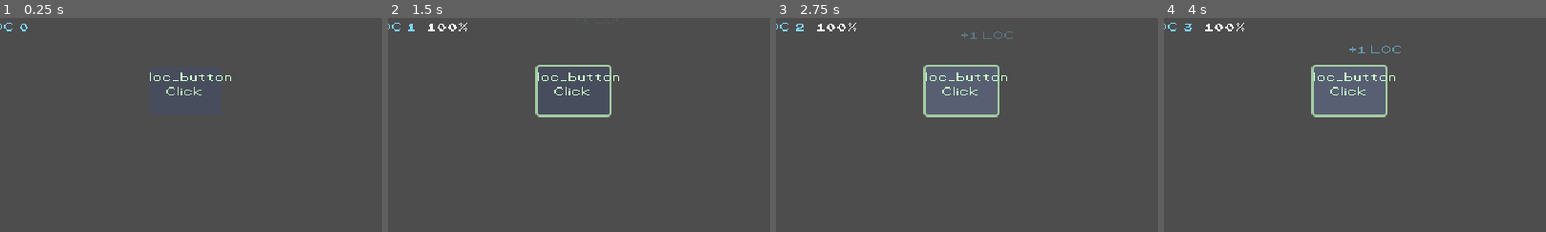
Above: before the commit, frames 1-4 (left to right).
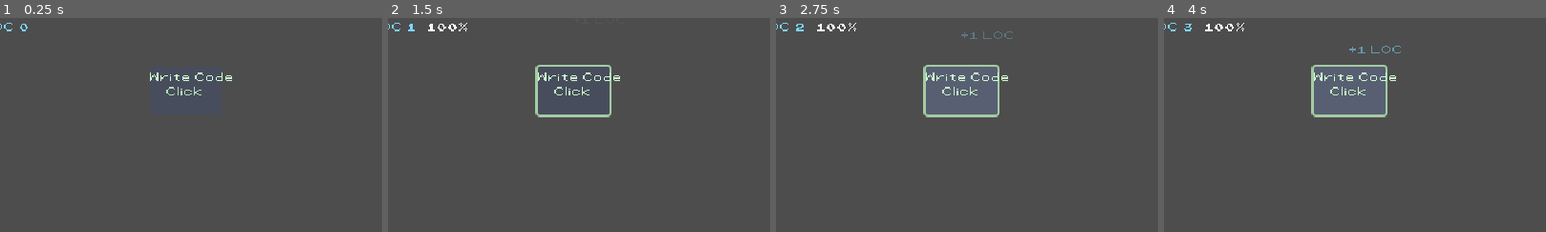
Above: after the commit, the same moments.

Repository: DenisLopata/idle_clicker_dev
Game: Godot game, scene res://scenes/levels/base_level.tscn
Two runs of this game, one before a commit and one after it. Both use one fixed random seed, a clock stepped at 60 frames per second and the inputs below.
Inputs:
- Up to frame 1 (0.25 s): no input
- Up to frame 2 (1.5 s): click "Click" at 0.5 s; click "Auto Clicker" at 1.25 s
- Up to frame 3 (2.75 s): click "Click" at 2 s
- Up to frame 4 (4 s): click "Auto Clicker" at 2.75 s; click "Click" at 3.5 s
The pictures show only the part of the screen within x 2-52%, y 0-50%; the shares and areas given below are measured in that part.

The runs differ from the first frame. In frame 1, 0.3% of the frame differs, in the area x 39-61%, y 25-30%; in frame 2, 0.3%; in frame 3, 0.3%; in frame 4, 0.3%.

Commit message:
Add number formatting and display names for buttons
- Create NumberFormat utility with suffixes (K, M, B, T... up to Vg)
- Apply formatting to ResourceHUD amounts and rates
- Apply formatting to cost labels, tooltips, and floating text
- Add display_name export to ActionButton and PassiveGenerator
- Set friendly names: Write Code, Fix Bug, Commit, Ship, Auto Coder

🤖 Generated with [Claude Code](https://claude.com/claude-code)

Co-Authored-By: Claude Opus 4.5 <noreply@anthropic.com>

Diff:
--- a/scenes/UI/resource_hud/resource_row.gd
+++ b/scenes/UI/resource_hud/resource_row.gd
@@ -24,13 +24,10 @@
 		show()
 
 func set_amount(value: float) -> void:
-	amount_label.text = str(int(value))
+	amount_label.text = NumberFormat.format(value)
 
 func set_rate(value: float) -> void:
-	if value > 0:
-		rate_label.text = "+%.1f/s" % value
-	else:
-		rate_label.text = ""
+	rate_label.text = NumberFormat.format_rate(value)
 
 func set_efficiency(value: float) -> void:
 	efficiency_label.text = "%d%%" % int(value * 100)
--- a/scenes/components/action_button/action_button.gd
+++ b/scenes/components/action_button/action_button.gd
@@ -7,6 +7,7 @@
 const FLOATING_TEXT_SCENE = preload("res://scenes/components/floating_text/floating_text.tscn")
 
 @export var action_id: String = ""
+@export var display_name: String = ""
 
 @export var unlock_cost_type:  ResourceTypes.ResourceType = ResourceTypes.ResourceType.LOC
 @export var unlock_cost: float = 10.0
@@ -39,7 +40,7 @@
 	_update_cost_label()
 	_update_tooltip()
 
-	name_label.text = action_id
+	name_label.text = display_name if display_name else action_id
 
 func reveal() -> void:
 	show()
@@ -107,21 +108,21 @@
 func _update_cost_label() -> void:
 	if cost_label and not unlocked_action:
 		var type_txt: String = ResourceTypes.ResourceType.keys()[unlock_cost_type]
-		cost_label.text = "Cost: %d %s" % [unlock_cost, str(type_txt)]
+		cost_label.text = "Cost: %s %s" % [NumberFormat.format(unlock_cost), type_txt]
 
 func _update_tooltip() -> void:
 	var lines := []
 
 	if not unlocked_action:
 		var cost_type: String = ResourceTypes.ResourceType.keys()[unlock_cost_type]
-		lines.append("Unlock for %d %s" % [int(unlock_cost), cost_type])
+		lines.append("Unlock for %s %s" % [NumberFormat.format(unlock_cost), cost_type])
 	else:
 		if resource_per_click > 0:
 			var res_type: String = ResourceTypes.ResourceType.keys()[resource_type]
-			lines.append("+%d %s per click" % [int(resource_per_click), str(res_type)])
+			lines.append("+%s %s per click" % [NumberFormat.format(resource_per_click), res_type])
 		if action_cost > 0:
 			var cost_type: String = ResourceTypes.ResourceType.keys()[action_cost_type]
-			lines.append("Costs %d %s" % [int(action_cost), cost_type])
+			lines.append("Costs %s %s" % [NumberFormat.format(action_cost), cost_type])
 
 	tooltip_text = "\n".join(lines)
 
@@ -131,7 +132,7 @@
 
 	var prefix := "+" if amount > 0 else ""
 	var type_name: String = ResourceTypes.ResourceType.keys()[type]
-	var display_text := "%s%d %s" % [prefix, int(amount), type_name]
+	var display_text := "%s%s %s" % [prefix, NumberFormat.format(absf(amount)), type_name]
 	var color := ResourceTypes.get_color(type)
 
 	# Spawn above the button
--- a/scenes/components/passive_generator/passive_generator.gd
+++ b/scenes/components/passive_generator/passive_generator.gd
@@ -6,6 +6,7 @@
 const FLOATING_TEXT_SCENE = preload("res://scenes/components/floating_text/floating_text.tscn")
 
 @export var action_id: String = "gen_1"
+@export var display_name: String = ""
 
 # What resource this generator produces
 @export var resource_type: ResourceTypes.ResourceType = ResourceTypes.ResourceType.LOC
@@ -19,6 +20,7 @@
 @export var hidden_on_start: bool = false
 
 @onready var cost_label = $CostLabel
+@onready var title_label = $TitleLabel
 @onready var timer: Timer = $Timer
 
 
@@ -40,6 +42,8 @@
 	_update_visual_state()
 	_update_cost_label()
 	_update_tooltip()
+
+	title_label.text = display_name if display_name else action_id
 
 	# Register for save/load
 	SaveManager.register(self)
@@ -96,20 +100,20 @@
 
 func _update_cost_label() -> void:
 	if not unlocked_generator:
-		cost_label.text = "Unlock: %d" % unlock_cost
+		cost_label.text = "Unlock: %s" % NumberFormat.format(unlock_cost)
 	else:
-		cost_label.text = "+%d / %.1fs" % [resource_per_tick, tick_interval]
+		cost_label.text = "+%s / %.1fs" % [NumberFormat.format(resource_per_tick), tick_interval]
 
 func _update_tooltip() -> void:
 	var res_type: String = ResourceTypes.ResourceType.keys()[resource_type]
 
 	if not unlocked_generator:
 		var cost_type: String = ResourceTypes.ResourceType.keys()[unlock_cost_type]
-		tooltip_text = "Unlock for %d %s\nProduces +%d %s every %.1fs" % [
-			int(unlock_cost), cost_type, int(resource_per_tick), res_type, tick_interval
+		tooltip_text = "Unlock for %s %s\nProduces +%s %s every %.1fs" % [
+			NumberFormat.format(unlock_cost), cost_type, NumberFormat.format(resource_per_tick), res_type, tick_interval
 		]
 	else:
-		tooltip_text = "Produces +%d %s every %.1fs" % [int(resource_per_tick), res_type, tick_interval]
+		tooltip_text = "Produces +%s %s every %.1fs" % [NumberFormat.format(resource_per_tick), res_type, tick_interval]
 
 func _on_tick() -> void:
 	if unlocked_generator:
@@ -122,7 +126,7 @@
 
 	var prefix := "+" if amount > 0 else ""
 	var type_name: String = ResourceTypes.ResourceType.keys()[type]
-	var display_text := "%s%d %s" % [prefix, int(amount), type_name]
+	var display_text := "%s%s %s" % [prefix, NumberFormat.format(absf(amount)), type_name]
 	var color := ResourceTypes.get_color(type)
 
 	# Spawn above the generator
--- a/scenes/levels/base_level.tscn
+++ b/scenes/levels/base_level.tscn
@@ -42,6 +42,7 @@
 offset_bottom = 81.0
 theme_type_variation = &"FlatButton"
 action_id = "loc_button"
+display_name = "Write Code"
 unlock_cost = 0.0
 unlocked_action = true
 
@@ -52,6 +53,7 @@
 offset_right = 202.0
 offset_bottom = 132.0
 action_id = "bug_button"
+display_name = "Fix Bug"
 resource_type = 1
 resource_per_click = 0.0
 action_cost_type = 1
@@ -65,6 +67,7 @@
 offset_right = 205.0
 offset_bottom = 188.0
 action_id = "commit_button"
+display_name = "Commit"
 unlock_cost = 50.0
 resource_per_click = 0.0
 action_cost = 50.0
@@ -77,6 +80,7 @@
 offset_right = 213.0
 offset_bottom = 250.0
 action_id = "ship_button"
+display_name = "Ship"
 unlock_cost_type = 2
 unlock_cost = 1.0
 resource_per_click = 0.0
@@ -90,6 +94,7 @@
 offset_top = 203.0
 offset_right = 74.0
 offset_bottom = 233.0
+display_name = "Auto Coder"
 hidden_on_start = true
 
 [node name="UpgradeContainer" type="VBoxContainer" parent="."]
--- /dev/null
+++ b/scripts/utils/number_format.gd
@@ -0,0 +1,36 @@
+class_name NumberFormat
+extends RefCounted
+
+const SUFFIXES = [
+	"", "K", "M", "B", "T", "Qa", "Qi", "Sx", "Sp", "Oc", "No", "Dc",
+	"UDc", "DDc", "TDc", "QaDc", "QiDc", "SxDc", "SpDc", "OcDc", "NoDc", "Vg"
+]
+
+static func format(value: float, decimals: int = 1) -> String:
+	var abs_value := absf(value)
+	var sign_str := "-" if value < 0 else ""
+
+	if abs_value < 1000:
+		return "%s%d" % [sign_str, int(abs_value)]
+
+	var suffix_index := 0
+	var display_value := abs_value
+
+	while display_value >= 1000 and suffix_index < SUFFIXES.size() - 1:
+		display_value /= 1000.0
+		suffix_index += 1
+
+	# Format with decimals, but trim trailing zeros
+	var format_str := "%s%.*f%s" % [sign_str, decimals, display_value, SUFFIXES[suffix_index]]
+
+	# Remove trailing zeros after decimal point
+	if "." in format_str:
+		format_str = format_str.rstrip("0").rstrip(".")
+
+	return format_str
+
+static func format_rate(value: float) -> String:
+	if value == 0:
+		return ""
+	var prefix := "+" if value > 0 else ""
+	return "%s%s/s" % [prefix, format(value)]
Not shown: 1 places in scenes/components/floating_text/floating_text.tscn that only renumber resources
Not shown, added: scripts/utils/number_format.gd.uid
